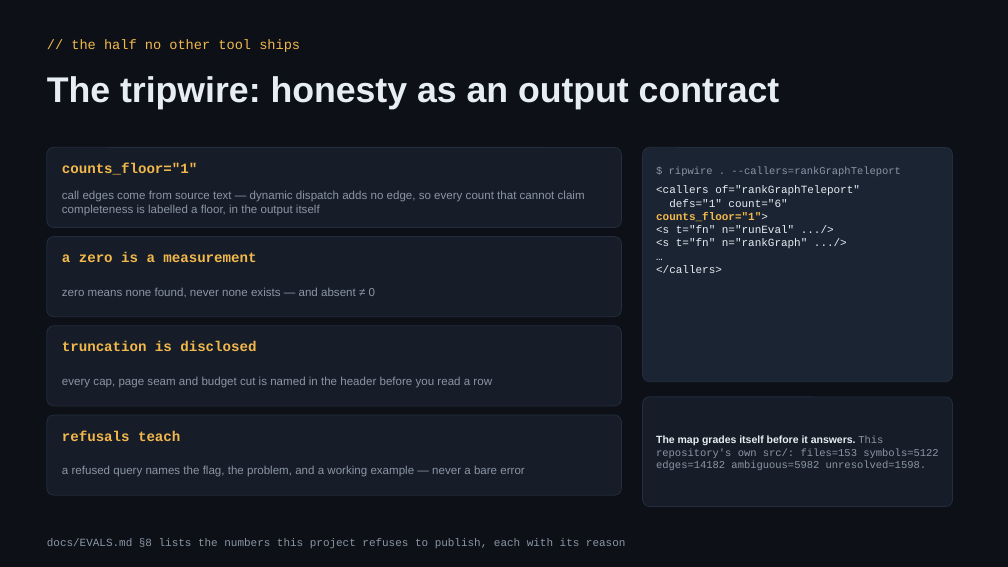
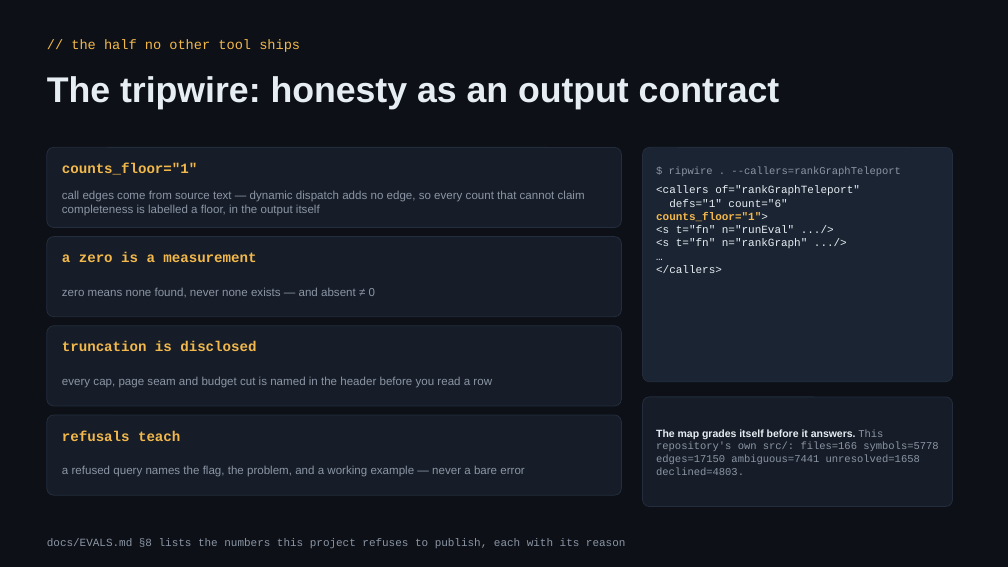
Before and after one commit to andriytyurnikov/ripwire, a slide deck: slide 22 of present/ripwire-showcase.pptx. Drawn at 1008x567 pixels with LibreOffice and Linux fonts; fonts in the diff are those of the drawing. Boxes give left, top, right and bottom in pixels: in the first picture for what was removed or moved away, otherwise in the second. Text is boxed around its words. In the diff, an @@ line names an element or a change of style, - is before the commit and + after.

```diff
--- a/present/ripwire-showcase.pptx
+++ b/present/ripwire-showcase.pptx
@@ text at (656,429,938,475): text changed @@
-The map grades itself before it answers. This repository's own src/: files=153 symbols=5122 edges=14182 ambiguous=5982 unresolved=1598.
+The map grades itself before it answers. This repository's own src/: files=166 symbols=5778 edges=17150 ambiguous=7441 unresolved=1658 declined=4803.
```
Also in this commit, not shown: 9 other slides changed, 2 other files.
